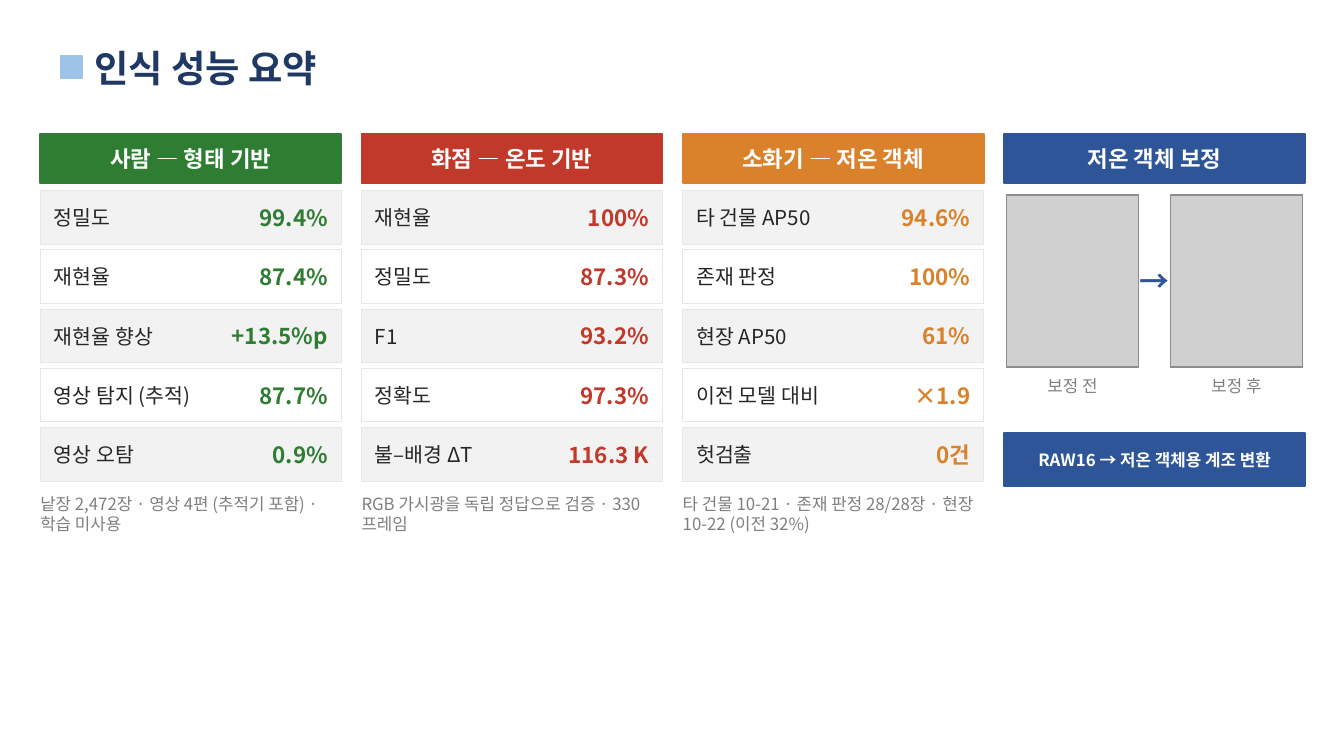
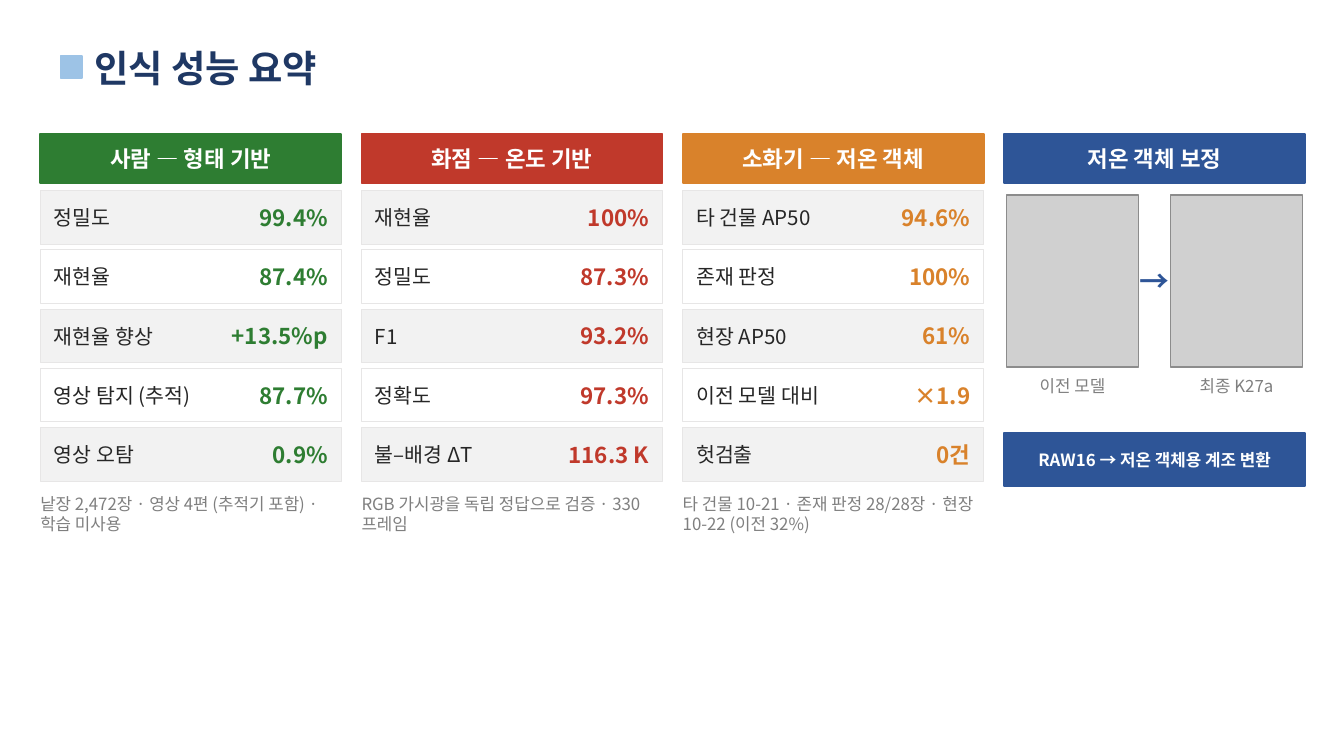
Before and after one commit to bingbabangba/Bing2, a slide deck: slide 2 of 발표자료/인식성능_수정.pptx. Drawn at 1344x756 pixels with LibreOffice and Linux fonts; fonts in the diff are those of the drawing; grey boxes stand for pictures. Boxes give left, top, right and bottom in pixels: in the first picture for what was removed or moved away, otherwise in the second. Text is boxed around its words. In the diff, an @@ line names an element or a change of style, - is before the commit and + after.

```diff
--- a/발표자료/인식성능_수정.pptx
+++ b/발표자료/인식성능_수정.pptx
@@ text at (x1=1040, y1=378, x2=1105, y2=393): text changed @@
-보정 전
+이전 모델
@@ text at (x1=1200, y1=378, x2=1273, y2=393): text changed @@
-보정 후
+최종 K27a
```
Also in this commit, not shown: 1 other file.
